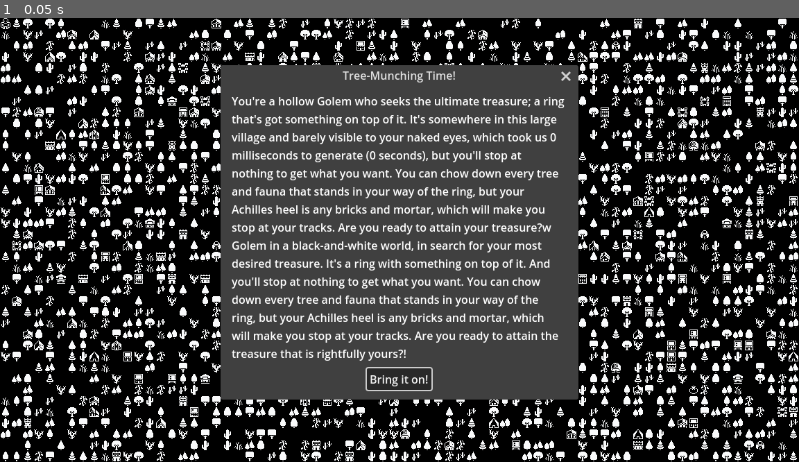
Above: before the commit, frame 1.
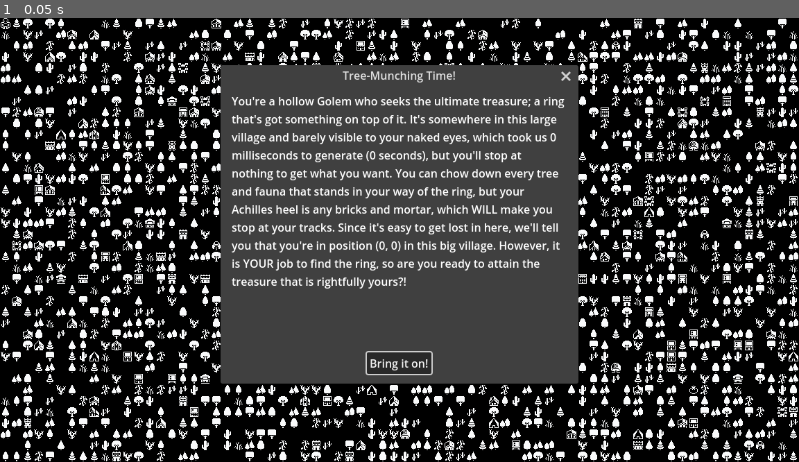
Above: after the commit, the same moment.

Repository: Zishan-Rahman/GD4PoissonRPG
Game: Godot game, scene res://tile_map.tscn
The game is run twice, just before and just after one commit, with the same random seed, the same clock (stepped at 60 frames per second) and the same inputs.
Inputs:
- Up to frame 1 (0.05 s): no input

The runs differ from the first frame. In frame 1, 5.2% of the frame differs, in the area x 27-73%, y 42-87%.

Commit message:
Change game story dialog's text

Diff:
--- a/tile_map.gd
+++ b/tile_map.gd
@@ -73,7 +73,7 @@
 	place_ring()
 	var new_time: float = Time.get_ticks_msec() - start_time
 	print("Time taken: " + str(new_time) + "ms")
-	$AcceptDialog.dialog_text = "You're a hollow Golem who seek …(386 unchanged characters)… es heel is any bricks and mortar, which will make you stop at your tracks. Are you ready to attain your treasure?w Golem in a black-and-white world, in search for your most desired treasure. It's a ring with something on top of it. And you'll stop at nothing to get what you want. You can chow down every tree and fauna that stands in your way of the ring, but your Achilles heel is any bricks and mortar, which will make you stop at your tracks. Are you ready to attain the treasure that is rightfully yours?!"
+	$AcceptDialog.dialog_text = "You're a hollow Golem who seek …(386 unchanged characters)… es heel is any bricks and mortar, which WILL make you stop at your tracks. Since it's easy to get lost in here, we'll tell you that you're in position " + str(player_placement_cell) + " in this big village. However, it is YOUR job to find the ring, so are you ready to attain the treasure that is rightfully yours?!"
 	$AcceptDialog.visible = true
 	$AcceptDialog.confirmed.connect(_on_AcceptDialog_closed)
 	$AcceptDialog.canceled.connect(_on_AcceptDialog_closed)
